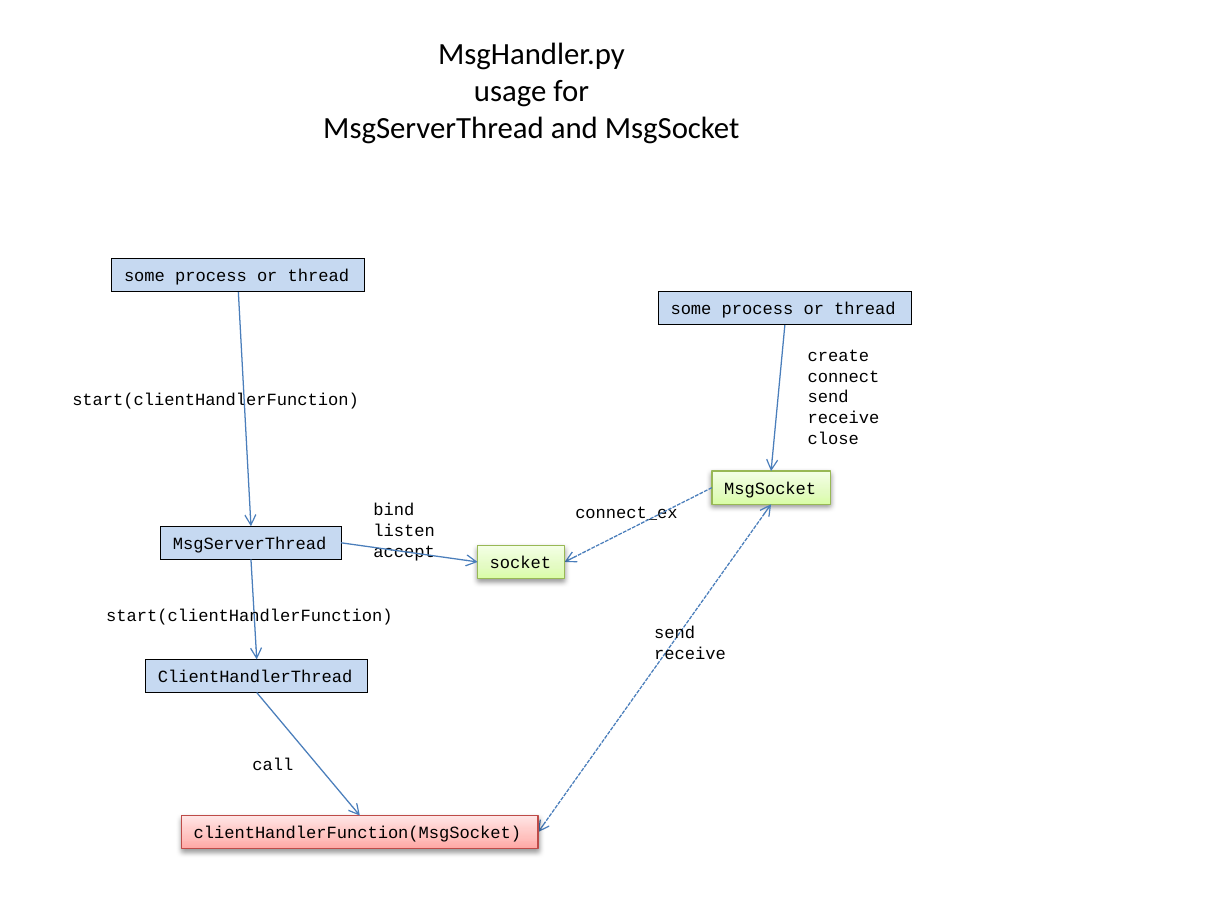
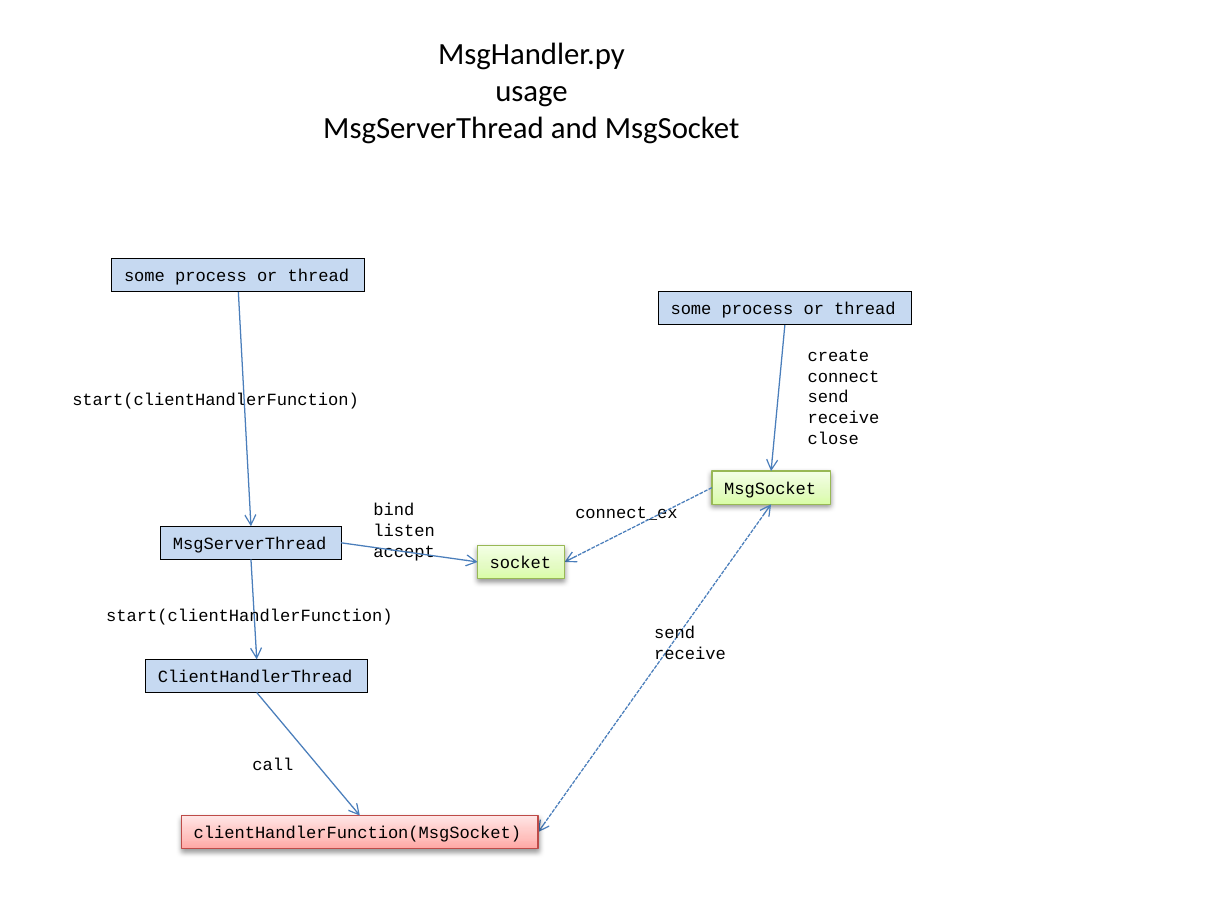
Before and after one commit to mlozborne/motin, a slide deck: slide 5 of Scripting/ScriptingDocumenation/DesignDiagrams.pptx. Drawn at 1232x924 pixels with LibreOffice and Linux fonts; fonts in the diff are those of the drawing. Boxes give left, top, right and bottom in pixels: in the first picture for what was removed or moved away, otherwise in the second. Text is boxed around its words. In the diff, an @@ line names an element or a change of style, - is before the commit and + after.

```diff
--- a/Scripting/ScriptingDocumenation/DesignDiagrams.pptx
+++ b/Scripting/ScriptingDocumenation/DesignDiagrams.pptx
@@ text at (495,86,567,107): text changed @@
-usage for
+usage
```
Also in this commit, not shown: 3 other slides changed.
